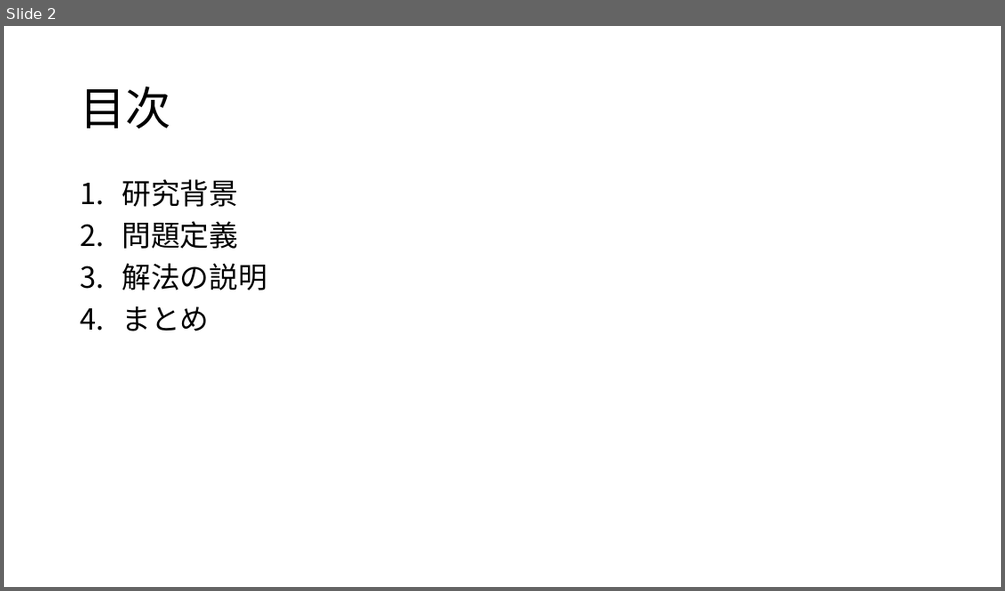
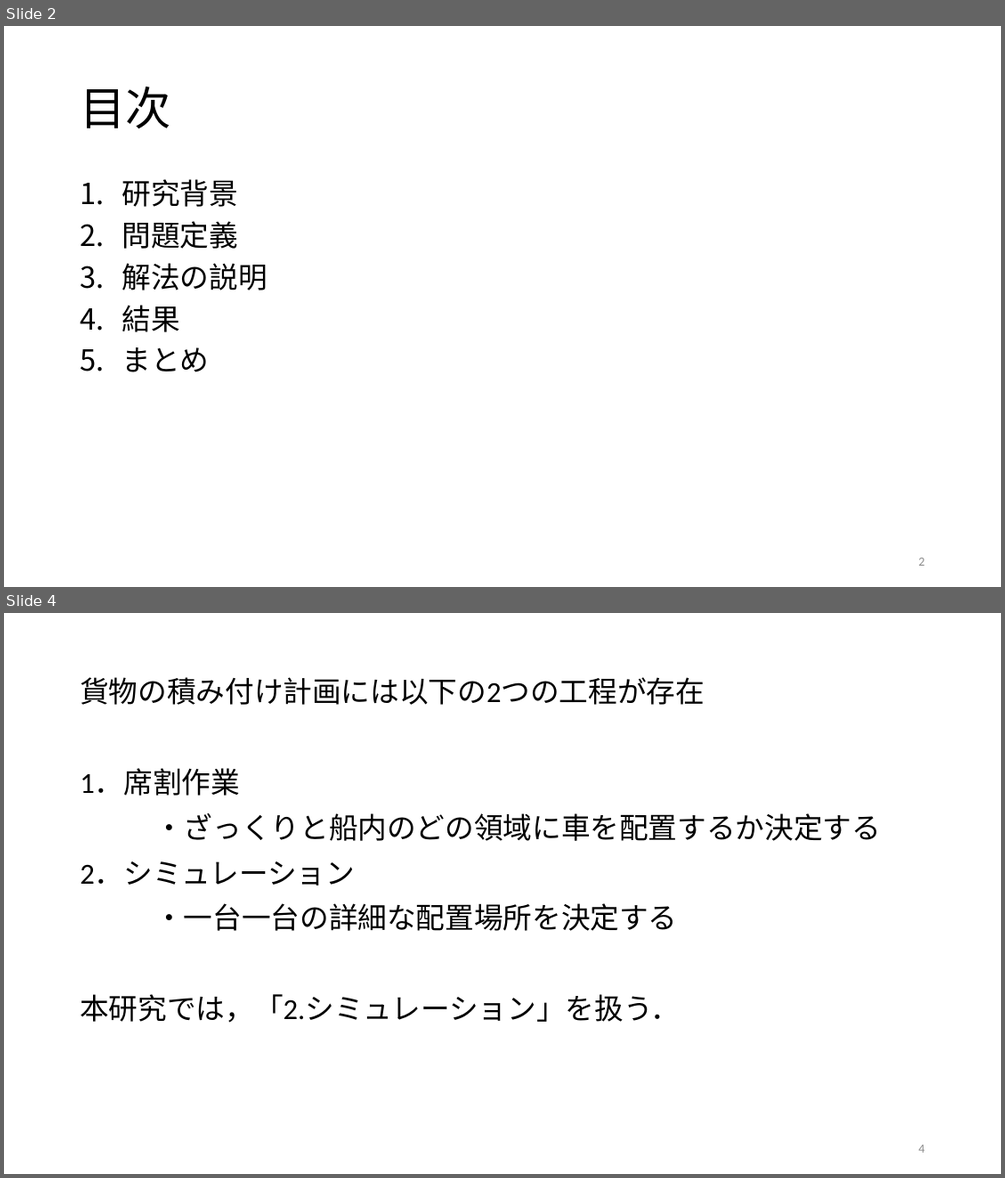
Before and after one commit to r-kurosu/kline, a slide deck: 卒論発表スライド.pptx. Shown one above the other, each under a label of ours: slide 2 before the commit, slides 2 and 4 after it; the slides between them are not shown. The pictures are 1005x591 and 1005x1178 pixels, drawn with LibreOffice and Linux fonts; fonts in the diff are those of the drawing. Boxes give left, top, right and bottom in pixels: in the first picture for what was removed or moved away, otherwise in the second. Text is boxed around its words. In the diff, an @@ line names an element or a change of style, - is before the commit and + after.

```diff
--- a/卒論発表スライド.pptx
+++ b/卒論発表スライド.pptx
@@ slide 4 added at box(4, 613, 1001, 1174), background #FFFFFF @@
@@ text added at box(80, 677, 881, 1022), 28 pt, text #000000 @@
+貨物の積み付け計画には以下の2つの工程が存在
+1．席割作業
+・ざっくりと船内のどの領域に車を配置するか決定する
+2．シミュレーション
+・一台一台の詳細な配置場所を決定する
+本研究では，「2.シミュレーション」を扱う．
@@ page number added at box(918, 1144, 924, 1152), 12 pt, text #8C8C8C @@
+4
@@ slide 2 changed as well @@
@@ text at box(122, 305, 180, 332): paragraph added @@
+4. 結果
@@ page number added at box(918, 557, 924, 565), 12 pt, text #8C8C8C @@
+2
```
Also in this commit, not shown: 1 other slide changed, 23 other slides added, 36 other files.
